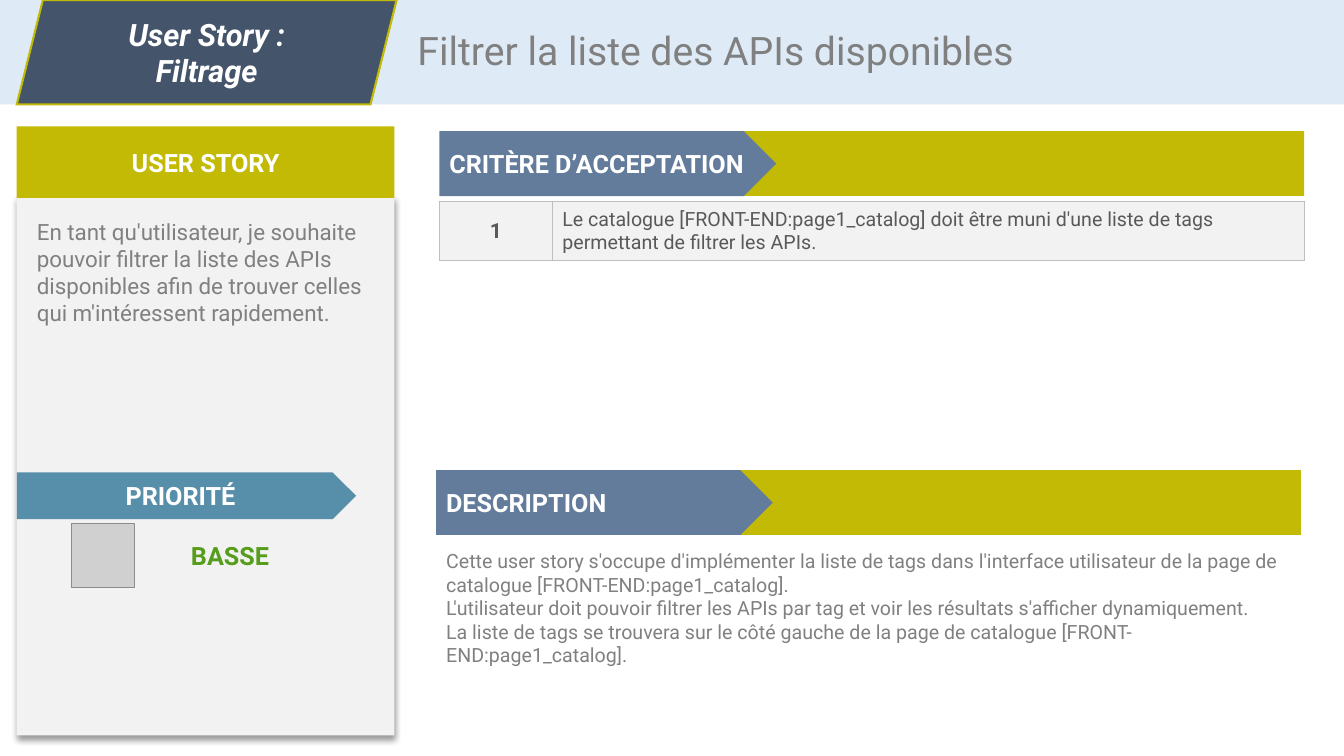
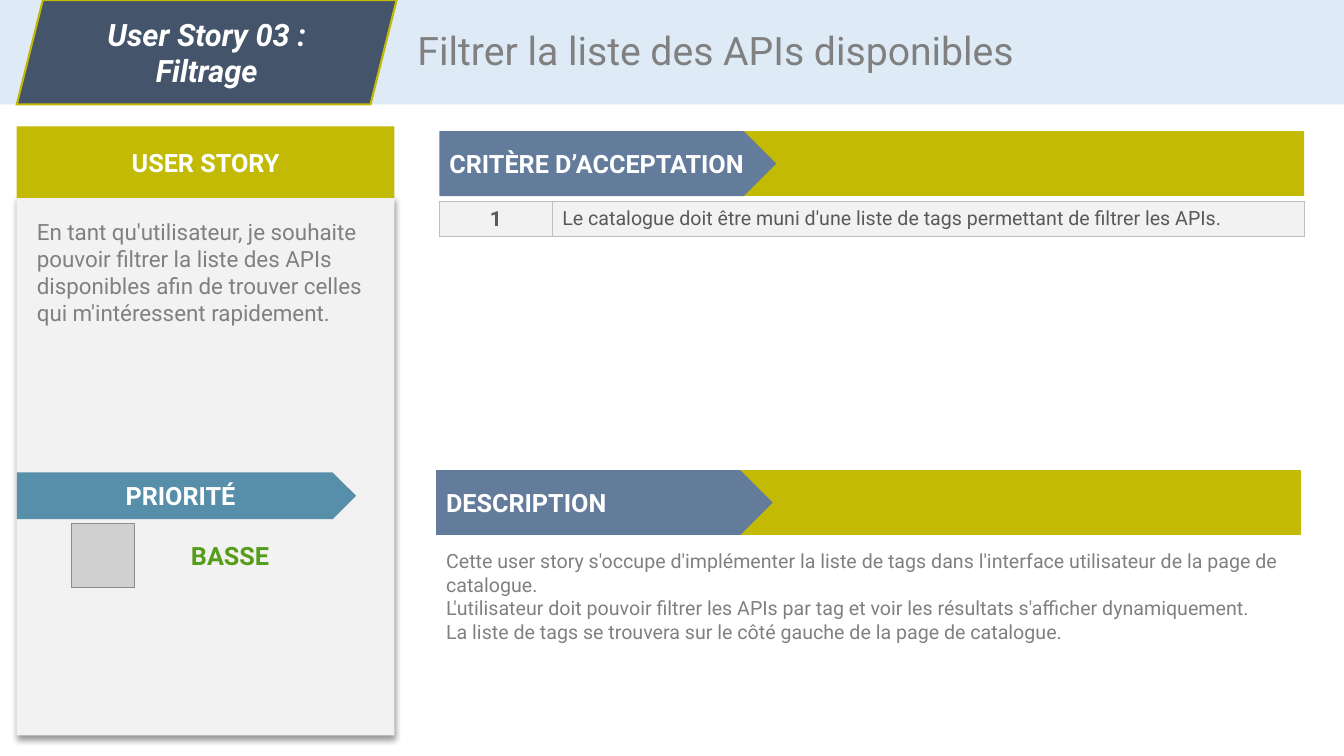
Before and after one commit to CC4K/api-catalog-development, a slide deck: slide 3 of reports/user-stories/user-stories.odp. Drawn at 1344x756 pixels with LibreOffice and Linux fonts; fonts in the diff are those of the drawing; grey boxes stand for pictures. Boxes give left, top, right and bottom in pixels: in the first picture for what was removed or moved away, otherwise in the second. Text is boxed around its words. In the diff, an @@ line names an element or a change of style, - is before the commit and + after.

Commit message:
Cahier des charges 85% terminé
Importé user stories propres
Exigences fonctionnelles et techniques avec MoSCoW
Glossaire

```diff
--- a/reports/user-stories/user-stories.odp
+++ b/reports/user-stories/user-stories.odp
@@ text in parallelogram at (x1=107, y1=24, x2=290, y2=53): text changed @@
-User Story :
+User Story 03 :
@@ table at (x1=439, y1=201, x2=1304, y2=237) @@
-row 1, column 2: Le catalogue [FRONT-END:page1_catalog] doit être muni d'une liste de tags permettant de filtrer les APIs.
+row 1, column 2: Le catalogue doit être muni d'une liste de tags permettant de filtrer les APIs.
@@ text at (x1=446, y1=553, x2=1276, y2=596): text changed @@
-Cette user story s'occupe d'implémenter la liste de tags dans l'interface utilisateur de la page de catalogue [FRONT-END:page1_catalog].
+Cette user story s'occupe d'implémenter la liste de tags dans l'interface utilisateur de la page de catalogue.
@@ text at (x1=446, y1=624, x2=1061, y2=643): text changed @@
-La liste de tags se trouvera sur le côté gauche de la page de catalogue [FRONT-END:page1_catalog].
+La liste de tags se trouvera sur le côté gauche de la page de catalogue.
```
Also in this commit, not shown: 14 other slides changed, 1 slide added, 26 other files.
